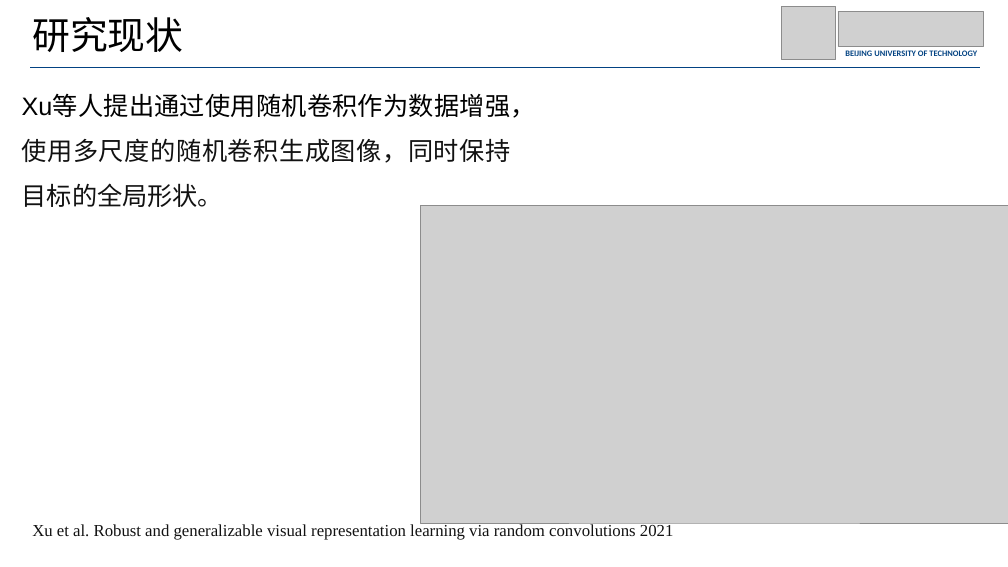
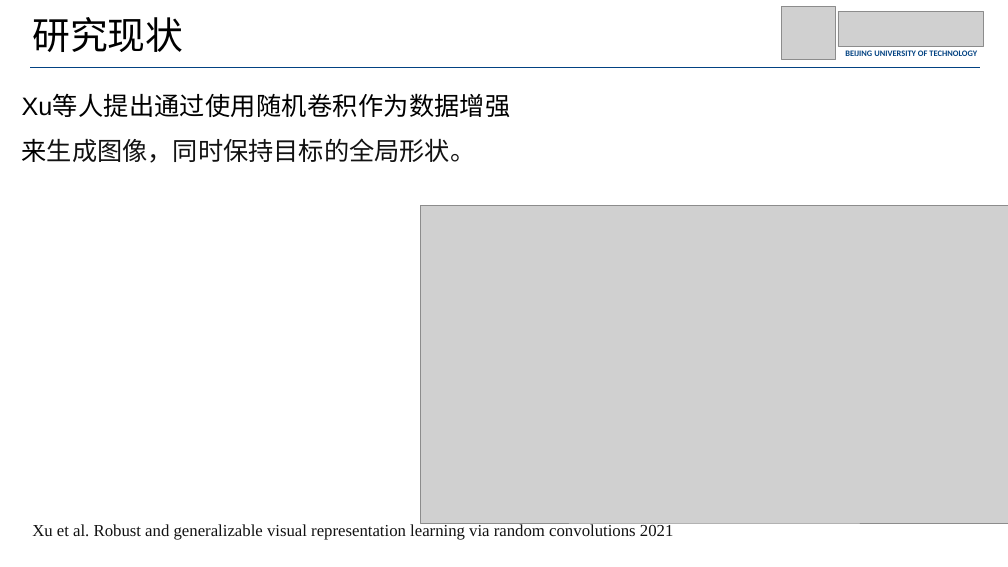
Before and after one commit to JohnnyM1ng/dissertation-proposal, a slide deck: slide 9 of 开题/开题_1210.pptx. Drawn at 1008x567 pixels with LibreOffice and Linux fonts; fonts in the diff are those of the drawing; grey boxes stand for pictures. Boxes give left, top, right and bottom in pixels: in the first picture for what was removed or moved away, otherwise in the second. Text is boxed around its words. In the diff, an @@ line names an element or a change of style, - is before the commit and + after.

```diff
--- a/开题/开题_1210.pptx
+++ b/开题/开题_1210.pptx
@@ text at <box>22,138,476,163</box>: text changed; text colour #121212 to #000000 @@
-Xu等人提出通过使用随机卷积作为数据增强，使用多尺度的随机卷积生成图像，同时保持目标的全局形状。
+Xu等人提出通过使用随机卷积作为数据增强来生成图像，同时保持目标的全局形状。
```
Also in this commit, not shown: 13 other slides changed, 3 slides removed, 3 other files.
